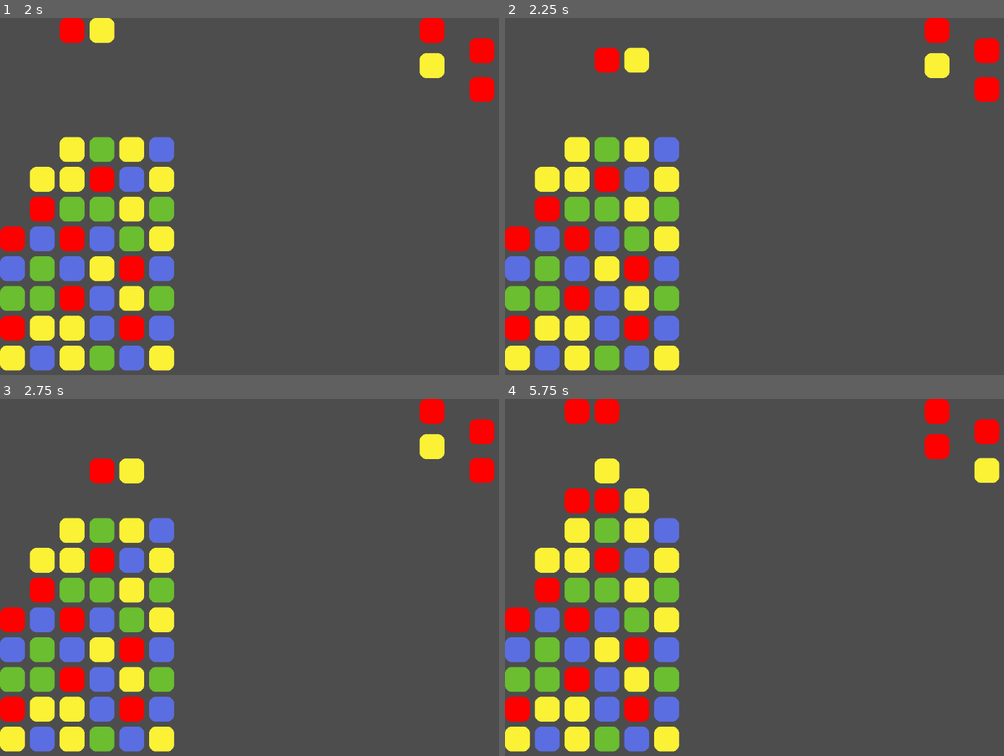
Above: before the commit, frames 1-4 (two rows, left to right).
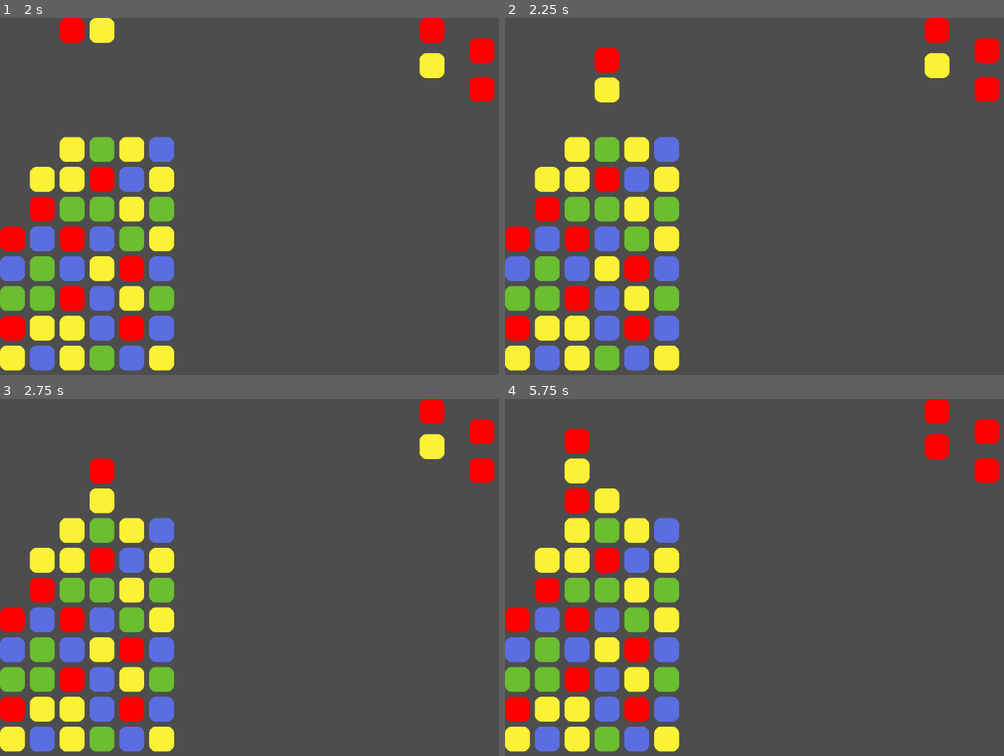
Above: after the commit, the same moments.

Repository: MarGamaDev/PuyoPuyoLike
Game: Godot game, scene res://testing scenes/box_testing_scene.tscn
The game is run twice, just before and just after one commit, with the same random seed, the same clock (stepped at 60 frames per second) and the same inputs.
Inputs:
- Up to frame 1 (2 s): tap Enter at 0.5 s; hold D (puyo_right) 0.53-1.28 s; tap J (puyo_rotate) at 0.6, 1.35 s; hold S (puyo_down) from 1.28 s (still down)
- Up to frame 2 (2.25 s): tap Space at 2 s; release S (puyo_down) at 2.03 s; hold D (puyo_right) from 2.03 s (still down); tap J (puyo_rotate) at 2.1 s
- Up to frame 3 (2.75 s): keep holding D (puyo_right)
- Up to frame 4 (5.75 s): tap J (puyo_rotate) every 0.75 s from 2.85 to 5.1 s; release D (puyo_right) at 3.53 s; hold A (puyo_left) 3.53-5.03 s; tap Enter at 4.25 s; tap Space at 5 s; hold S (puyo_down) from 5.03 s (still down)

Frame 1 is identical in both runs. In frame 2, 0.7% of the frame differs, in the area x 17-29%, y 8-24%; in frame 3, 0.7%; in frame 4, 2.7%, in the area x 11-100%, y 0-33%.
Error before the commit: Out of bounds get index '0' (on base: 'Array') (res://scripts/grid_manager.gd:59)

Commit message:
added rotation functionality

Diff:
--- a/scripts/grid_manager.gd
+++ b/scripts/grid_manager.gd
@@ -26,6 +26,8 @@
 var puyo_queue : Array[Array] = []
 #helps with delaying creating a player
 var player_create_flag = false
+#if the player shoudl be able to input
+var player_input_flag = false
 
 @export var down_tick_speed : float = 0.1
 @export var player_down_speed : float = 0.4
@@ -49,22 +51,23 @@
 	create_player_puyo()
 
 func _physics_process(delta: float) -> void:
-	if Input.is_action_just_pressed("puyo_left"):
-		next_input_move = Vector2i.LEFT
-		next_grid_positions = [(player_grid_positions[0] + next_input_move), (player_grid_positions[1] + next_input_move)]
-		if check_next_move(next_grid_positions):
-			player_move(next_grid_positions)
-	elif Input.is_action_just_pressed("puyo_right"):
-		next_input_move = Vector2i.RIGHT
-		next_grid_positions = [(player_grid_positions[0] + next_input_move), (player_grid_positions[1] + next_input_move)]
-		if check_next_move(next_grid_positions):
-			player_move(next_grid_positions)
-	elif Input.is_action_just_pressed("puyo_rotate"):
-		player_rotate()
-	elif Input.is_action_just_pressed("puyo_down"):
-		$PlayerDownTimer.set_wait_time(player_hold_down_speed)
-	elif Input.is_action_just_released("puyo_down"):
-		$PlayerDownTimer.set_wait_time(player_down_speed)
+	if player_input_flag:
+		if Input.is_action_just_pressed("puyo_left"):
+			next_input_move = Vector2i.LEFT
+			next_grid_positions = [(player_grid_positions[0] + next_input_move), (player_grid_positions[1] + next_input_move)]
+			if check_next_move(next_grid_positions):
+				player_move(next_grid_positions)
+		elif Input.is_action_just_pressed("puyo_right"):
+			next_input_move = Vector2i.RIGHT
+			next_grid_positions = [(player_grid_positions[0] + next_input_move), (player_grid_positions[1] + next_input_move)]
+			if check_next_move(next_grid_positions):
+				player_move(next_grid_positions)
+		elif Input.is_action_just_pressed("puyo_rotate"):
+			player_rotate()
+		elif Input.is_action_just_pressed("puyo_down"):
+			$PlayerDownTimer.start(player_hold_down_speed)
+		elif Input.is_action_just_released("puyo_down"):
+			$PlayerDownTimer.set_wait_time(player_down_speed)
 
 func fill_grid(how_full : int):
 	for i in range(0, grid_width):
@@ -261,11 +264,13 @@
 
 	player_grid_positions = [Vector2i(int ((grid_width -1)/ 2),0), Vector2i(int ((grid_width -1)/ 2) + 1,0)]
 
-	player_puyos[0].global_position.x = grid[int (grid_width / 2)][0].position.x + square_size
-	player_puyos[1].global_position.x  = grid[(int (grid_width / 2)) + 1][0].position.x + square_size * 2
+	player_puyos[0].position.x = grid[int (grid_width / 2)][0].position.x + square_size
+	player_puyos[1].position.x  = grid[(int (grid_width / 2)) + 1][0].position.x + square_size * 2
 
 	$PlayerDownTimer.set_wait_time(player_down_speed)
 	$PlayerDownTimer.start()
+
+	player_input_flag = true
 
 #returns true if next move is valid
 func check_next_move(next_grid_positions: Array[Vector2i]) -> bool:
@@ -278,11 +283,12 @@
 
 #assumes move being given to it is valid
 func player_move(new_grid_positions: Array[Vector2i]):
-	var translation_difference = new_grid_positions[0] - player_grid_positions[0]
-	translation_difference *= square_size
-	for moving_puyo in player_puyos:
-		moving_puyo.global_position.x += translation_difference.x * 2
-		moving_puyo.global_position.y += translation_difference.y * 2
+	for i in range (0, 2):
+		var moving_puyo : Puyo = player_puyos[i]
+		var translation_difference = new_grid_positions[i] - player_grid_positions[i]
+		translation_difference *= square_size
+		moving_puyo.position.x += translation_difference.x * 2
+		moving_puyo.position.y += translation_difference.y * 2
 	player_grid_positions = new_grid_positions
 
 #connected to the timer via signal
@@ -293,6 +299,7 @@
 	if check_next_move(next_moves):
 		player_move(next_moves)
 	else:# if player shouldn't be able to move, turn it into part of the grid
+		player_input_flag = false
 		$PlayerDownTimer.stop()
 		for i in range(0,2):
 			var new_puyo_base = player_puyos[i]
@@ -310,25 +317,72 @@
 
 func player_rotate():
 	var rotation_check : int = (player_rotation + 1) % 4
-	var new_rotation_vector : Vector2i
+	#find wehre the rotated puyo would be
+	var position_check : Vector2i
 	if rotation_check == 0: #now pointing right
-		new_rotation_vector = Vector2(1,0)
+		position_check = player_grid_positions[0] + Vector2i(1,0)
 	elif rotation_check == 1: #now pointing down
-		new_rotation_vector = Vector2(0,1)
+		position_check = player_grid_positions[0] +Vector2i(0,1)
 	elif rotation_check == 2: #now pointing left
-		new_rotation_vector = Vector2(-1,0)
+		position_check = player_grid_positions[0] +Vector2i(-1,0)
 	else: # now pointing up
-		new_rotation_vector = Vector2(0,-1)
+		position_check = player_grid_positions[0] +Vector2i(0,-1)
+
+	var move_check : Array[Vector2i] = [player_grid_positions[0], position_check]
+	var rotate_flag = true
 	#now we check if we need to move the puyo pivot based on other things
 	if rotation_check == 0: #now pointing right
-		#if the new vector would be inside
-		new_rotation_vector = Vector2(1,0)
+		if !(check_next_move(move_check)): #if the new rotated vector would be invalid
+			for shifted_move in move_check:
+				shifted_move.x -= 1
+			if (check_next_move(move_check)): #if moving both puyos one to the left would be valid
+				player_rotation = rotation_check
+				$PlayerDownTimer.start()
+			else:
+				rotate_flag = false
+		else:
+			player_rotation = rotation_check
+			$PlayerDownTimer.start()
 	elif rotation_check == 1: #now pointing down
-		new_rotation_vector = Vector2(0,1)
+		if !(check_next_move(move_check)):
+			for shifted_move in move_check:
+				shifted_move.y -= 1
+			if (check_next_move(move_check)):
+				player_rotation = rotation_check
+				$PlayerDownTimer.start()
+			else:
+				rotate_flag = false
+		else:
+			player_rotation = rotation_check
+			$PlayerDownTimer.start()
 	elif rotation_check == 2: #now pointing left
-		new_rotation_vector = Vector2(-1,0)
+		if !(check_next_move(move_check)):
+			for shifted_move in move_check:
+				shifted_move.x += 1
+			if (check_next_move(move_check)):
+				player_rotation = rotation_check
+				$PlayerDownTimer.start()
+			else:
+				rotate_flag = false
+		else:
+			player_rotation = rotation_check
+			$PlayerDownTimer.start()
 	else: # now pointing up
-		new_rotation_vector = Vector2(0,-1)
+		if !(check_next_move(move_check)):
+			for shifted_move in move_check:
+				shifted_move.y += 1
+			if (check_next_move(move_check)):
+				player_rotation = rotation_check
+				$PlayerDownTimer.start()
+			else:
+				rotate_flag = false
+		else:
+			player_rotation = rotation_check
+			$PlayerDownTimer.start()
+	if rotate_flag:
+		player_move(move_check)
+	else:
+		print("cant rotate")
 
 func fill_puyo_queue():
 	while puyo_queue.size() <= 2:
